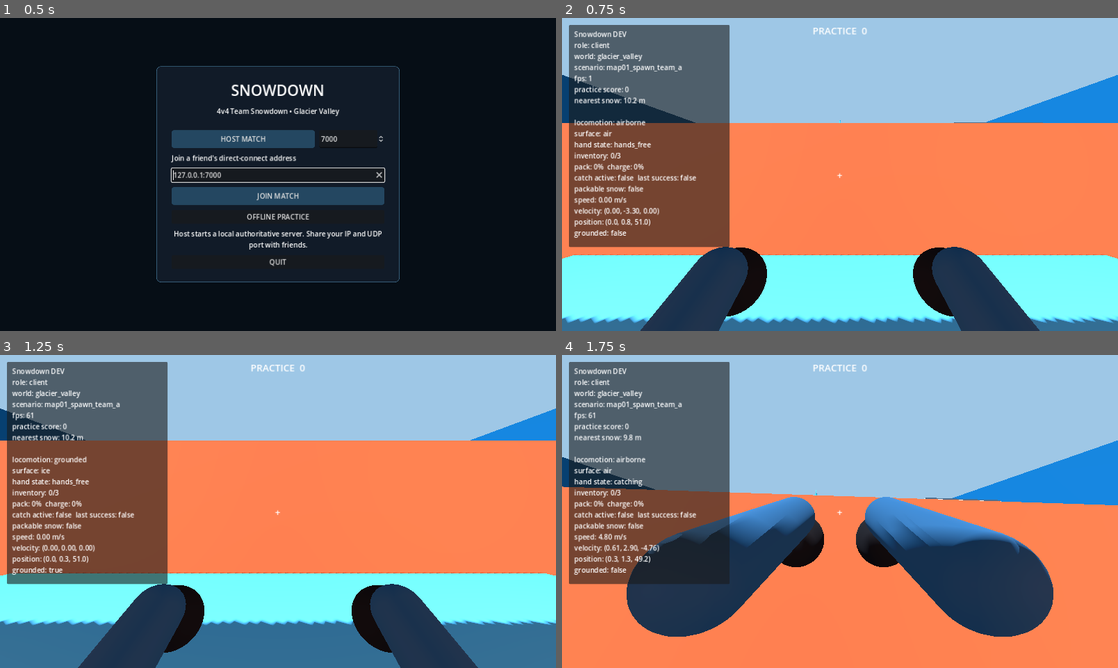
Above: before the commit, frames 1-4 (two rows, left to right).
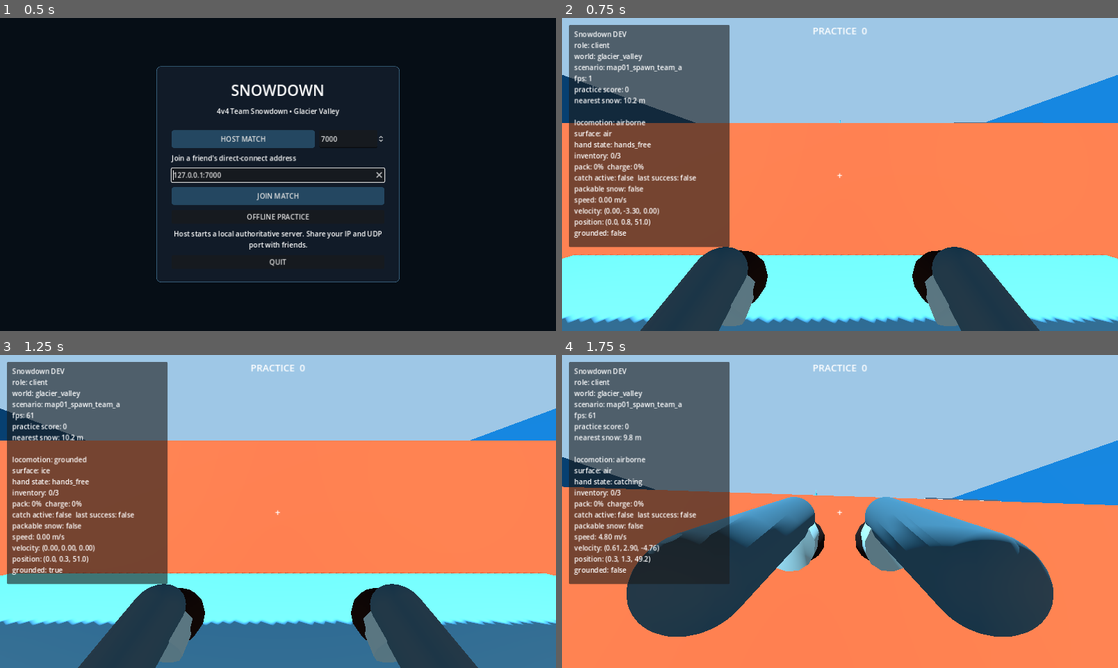
Above: after the commit, the same moments.

Repository: Mohammad-Software-Dev/SnowDownProject
Game: Godot game, scene res://scenes/bootstrap/bootstrap.tscn
The game is run twice, just before and just after one commit, with the same random seed, the same clock (stepped at 60 frames per second) and the same inputs.
Inputs (mouse positions are in pixels of both pictures, inside the frame that each line leads up to):
- Up to frame 1 (0.5 s): no input
- Up to frame 2 (0.75 s): click "OFFLINE PRACTICE" at 0.5 s
- Up to frame 3 (1.25 s): no input
- Up to frame 4 (1.75 s): tap Enter at 1.25 s; move the mouse to (867, 511) at 1.27 s; hold W (move_forward) from 1.28 s (still down); right-click (867, 511) at 1.35 s; click (867, 511) at 1.42 s; tap Space (jump) at 1.52 s

Frame 1 is identical in both runs. In frame 2, 1.1% of the frame differs, in the area x 28-72%, y 73-99%; in frame 3, 1.0%; in frame 4, 1.1%, in the area x 38-62%, y 52-70%.

Commit message:
M13: align first-person gloves and sleeves with winter character palette

Diff:
--- a/src/presentation/first_person_arms_presenter.gd
+++ b/src/presentation/first_person_arms_presenter.gd
@@ -9,6 +9,7 @@
 var _motion_phase: float = 0.0
 var _last_network_event: String = ""
 var _reaction_strength: float = 0.0
+var _current_team_index: int = -99
 
 func _process(delta: float) -> void:
 	if DisplayServer.get_name() == "headless":
@@ -21,6 +22,7 @@
 		_rig_root.visible = false
 		return
 	_rig_root.visible = true
+	_apply_team_palette(int(snapshot.get("team", -1)))
 	var speed := float(snapshot.get("speed", 0.0))
 	_motion_phase += delta * (1.8 + minf(speed, 8.0) * 0.35)
 	_reaction_strength = move_toward(_reaction_strength, 0.0, delta * 4.5)
@@ -44,11 +46,12 @@
 	if _rig_root != null and is_instance_valid(_rig_root):
 		_rig_root.queue_free()
 	_camera = active_camera
+	_current_team_index = -99
 	_rig_root = Node3D.new()
 	_rig_root.name = "ProceduralFirstPersonArms"
 	_camera.add_child(_rig_root)
-	_left_root = _build_hand("LeftHand", Color(0.14, 0.32, 0.46, 1.0))
-	_right_root = _build_hand("RightHand", Color(0.14, 0.32, 0.46, 1.0))
+	_left_root = _build_hand("LeftHand", -1.0)
+	_right_root = _build_hand("RightHand", 1.0)
 	_rig_root.add_child(_left_root)
 	_rig_root.add_child(_right_root)
 	_snowball = MeshInstance3D.new()
@@ -56,17 +59,20 @@
 	var sphere := SphereMesh.new()
 	sphere.radius = 0.09
 	sphere.height = 0.18
+	sphere.radial_segments = 16
+	sphere.rings = 8
 	_snowball.mesh = sphere
 	var snow_material := StandardMaterial3D.new()
 	snow_material.albedo_color = Color(0.95, 0.98, 1.0, 1.0)
-	snow_material.roughness = 0.95
+	snow_material.roughness = 0.97
 	_snowball.material_override = snow_material
 	_snowball.cast_shadow = GeometryInstance3D.SHADOW_CASTING_SETTING_OFF
 	_rig_root.add_child(_snowball)
 
-func _build_hand(node_name: String, sleeve_color: Color) -> Node3D:
+func _build_hand(node_name: String, side: float) -> Node3D:
 	var root := Node3D.new()
 	root.name = node_name
+
 	var forearm := MeshInstance3D.new()
 	forearm.name = "Forearm"
 	var forearm_mesh := CapsuleMesh.new()
@@ -74,25 +80,70 @@
 	forearm_mesh.height = 0.40
 	forearm.mesh = forearm_mesh
 	forearm.position = Vector3(0.0, -0.17, 0.07)
-	var sleeve := StandardMaterial3D.new()
-	sleeve.albedo_color = sleeve_color
-	sleeve.roughness = 0.8
-	forearm.material_override = sleeve
+	forearm.material_override = _material(WinterCharacterPalette.NEUTRAL_JACKET, 0.82)
 	forearm.cast_shadow = GeometryInstance3D.SHADOW_CASTING_SETTING_OFF
 	root.add_child(forearm)
+
+	var cuff := MeshInstance3D.new()
+	cuff.name = "TeamCuff"
+	var cuff_mesh := CylinderMesh.new()
+	cuff_mesh.top_radius = 0.067
+	cuff_mesh.bottom_radius = 0.071
+	cuff_mesh.height = 0.065
+	cuff_mesh.radial_segments = 14
+	cuff.mesh = cuff_mesh
+	cuff.position = Vector3(0.0, -0.045, 0.015)
+	cuff.material_override = _material(WinterCharacterPalette.NEUTRAL_ACCENT, 0.80)
+	cuff.cast_shadow = GeometryInstance3D.SHADOW_CASTING_SETTING_OFF
+	root.add_child(cuff)
+
 	var glove := MeshInstance3D.new()
 	glove.name = "Glove"
 	var glove_mesh := SphereMesh.new()
-	glove_mesh.radius = 0.075
-	glove_mesh.height = 0.15
+	glove_mesh.radius = 0.073
+	glove_mesh.height = 0.145
+	glove_mesh.radial_segments = 14
+	glove_mesh.rings = 7
 	glove.mesh = glove_mesh
-	var glove_material := StandardMaterial3D.new()
-	glove_material.albedo_color = Color(0.06, 0.08, 0.10, 1.0)
-	glove_material.roughness = 0.92
-	glove.material_override = glove_material
+	glove.scale = Vector3(1.08, 0.96, 0.92)
+	glove.material_override = _material(WinterCharacterPalette.GLOVE, 0.94)
 	glove.cast_shadow = GeometryInstance3D.SHADOW_CASTING_SETTING_OFF
 	root.add_child(glove)
+
+	var thumb := MeshInstance3D.new()
+	thumb.name = "Thumb"
+	var thumb_mesh := CapsuleMesh.new()
+	thumb_mesh.radius = 0.025
+	thumb_mesh.height = 0.085
+	thumb.mesh = thumb_mesh
+	thumb.position = Vector3(0.058 * side, -0.006, -0.004)
+	thumb.rotation_degrees = Vector3(0.0, 0.0, -48.0 * side)
+	thumb.material_override = _material(WinterCharacterPalette.GLOVE, 0.94)
+	thumb.cast_shadow = GeometryInstance3D.SHADOW_CASTING_SETTING_OFF
+	root.add_child(thumb)
 	return root
+
+func _apply_team_palette(team_index: int) -> void:
+	if team_index == _current_team_index:
+		return
+	_current_team_index = team_index
+	var jacket := WinterCharacterPalette.jacket_color(team_index)
+	var accent := WinterCharacterPalette.accent_color(team_index)
+	for hand_root in [_left_root, _right_root]:
+		if hand_root == null:
+			continue
+		var forearm := hand_root.get_node_or_null("Forearm") as MeshInstance3D
+		var cuff := hand_root.get_node_or_null("TeamCuff") as MeshInstance3D
+		if forearm != null:
+			forearm.material_override = _material(jacket, 0.82)
+		if cuff != null:
+			cuff.material_override = _material(accent, 0.80)
+
+func _material(color: Color, roughness: float) -> StandardMaterial3D:
+	var material := StandardMaterial3D.new()
+	material.albedo_color = color
+	material.roughness = roughness
+	return material
 
 func _local_snapshot() -> Dictionary:
 	var offline := get_tree().get_first_node_in_group("local_player") as SnowdownPlayer
@@ -125,6 +176,6 @@
 	_left_root.rotation = _left_root.rotation.lerp(Vector3(pose["left_rotation"]), weight)
 	_right_root.rotation = _right_root.rotation.lerp(Vector3(pose["right_rotation"]), weight)
 	_snowball.position = _snowball.position.lerp(Vector3(pose["ball_position"]), weight)
-	var target_scale := Vector3.ONE * float(pose["ball_scale"])
+	var target_scale := Vector3(1.0, 0.94, 1.04) * float(pose["ball_scale"])
 	_snowball.scale = _snowball.scale.lerp(target_scale, weight)
 	_snowball.visible = bool(pose["ball_visible"])
